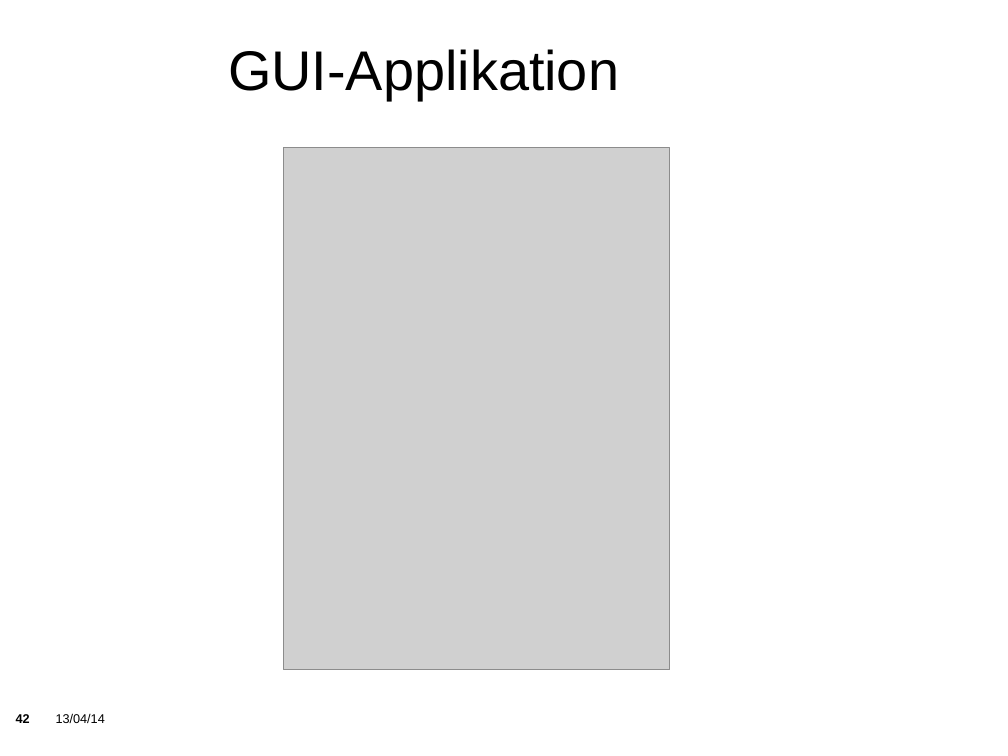
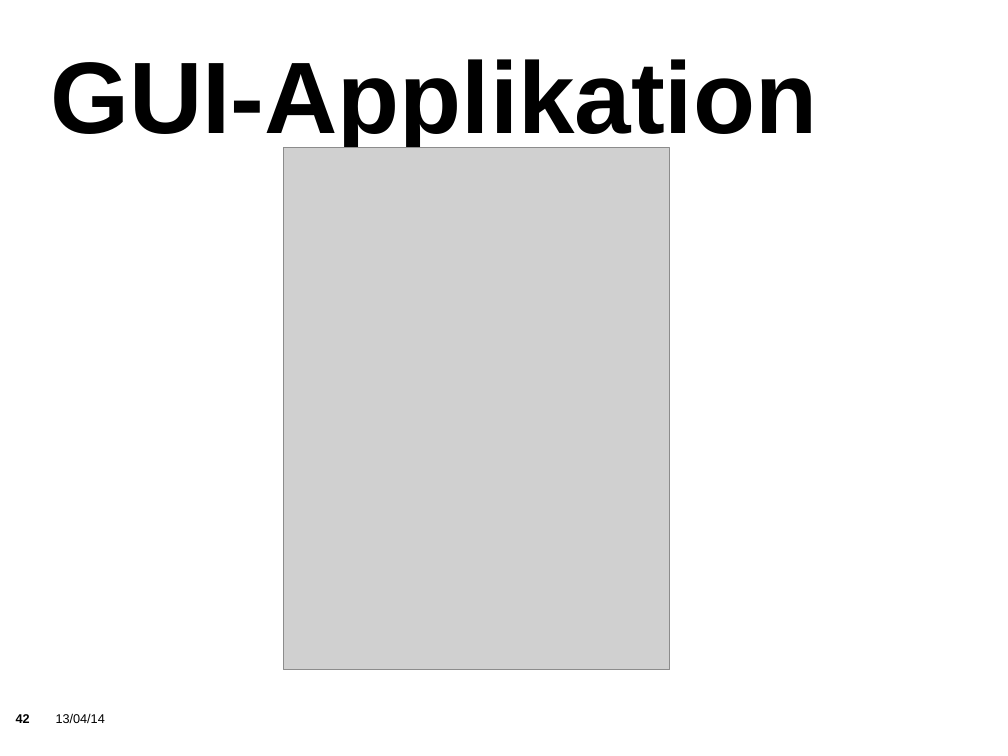
Before and after one commit to KITrokopter/Presentation, a slide deck: slide 42 of PresentationInTotal v0.1.odp. Drawn at 1008x756 pixels with LibreOffice and Linux fonts; fonts in the diff are those of the drawing; grey boxes stand for pictures; background and template pictures are left out. Boxes give left, top, right and bottom in pixels: in the first picture for what was removed or moved away, otherwise in the second. Text is boxed around its words. In the diff, an @@ line names an element or a change of style, - is before the commit and + after.

Commit message:
Fixed GUI layout

```diff
--- a/PresentationInTotal v0.1.odp
+++ b/PresentationInTotal v0.1.odp
@@ title "GUI-Applikation": place and size @@
-title "GUI-Applikation" at (228, 49, 619, 99)
+title "GUI-Applikation" at (50, 59, 817, 152)
@@ title "GUI-Applikation" at (50, 59, 817, 152): size 44 to 80 pt, bold on; alignment centre to left @@
```
Also in this commit, not shown: 5 other slides changed.
